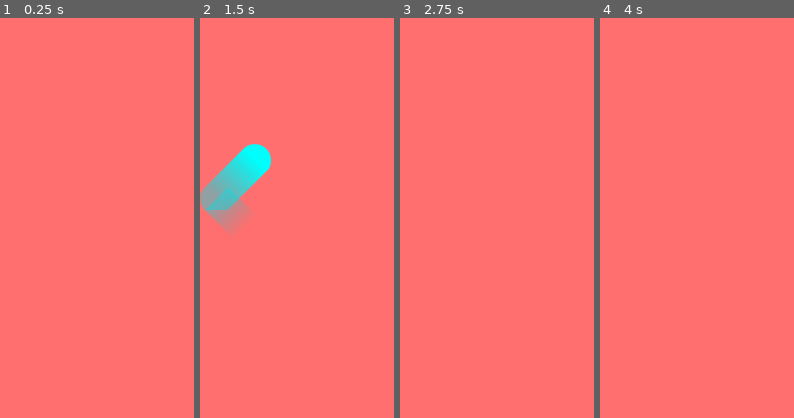
Above: before the commit, frames 1-4 (left to right).
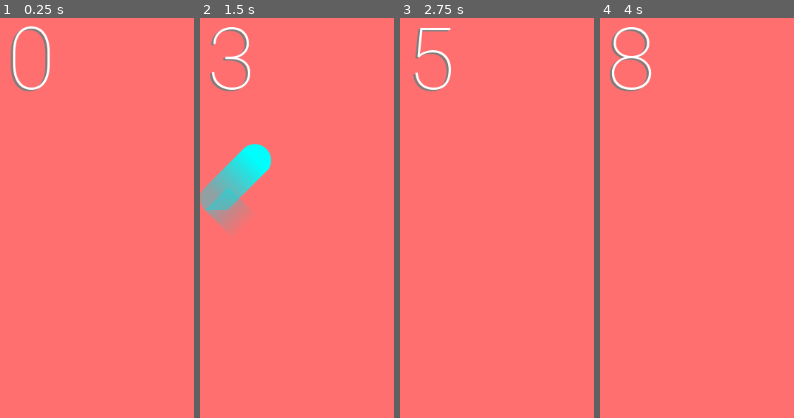
Above: after the commit, the same moments.

Repository: Arivval/Game-Project
Game: Godot game, scene res://main_scene.tscn
Two runs of this game, one before a commit and one after it. Both use one fixed random seed, a clock stepped at 60 frames per second and the inputs below.
Inputs:
- Up to frame 1 (0.25 s): no input
- Up to frame 2 (1.5 s): tap Space (switch_direction) at 0.6, 1.35 s
- Up to frame 3 (2.75 s): tap Space (switch_direction) at 2.1 s
- Up to frame 4 (4 s): tap Enter at 2.75 s; tap Space (switch_direction) at 2.85, 3.6 s
The pictures show only the part of the screen within x 42-92%, y 8-58%; the shares and areas given below are measured in that part.

The runs differ from the first frame. In frame 1, 1.0% of the frame differs, in the area x 5-26%, y 2-19%; in frame 2, 0.9%; in frame 3, 0.9%; in frame 4, 1.1%, in the area x 5-27%, y 2-19%.

Commit message:
added Main.gd; added score display function

Diff:
--- /dev/null
+++ b/CanvasLayer.gd
@@ -0,0 +1,27 @@
+"""
+	Copyright 2020 Google LLC
+
+	Licensed under the Apache License, Version 2.0 (the "License");
+	you may not use this file except in compliance with the License.
+	You may obtain a copy of the License at
+
+		https://www.apache.org/licenses/LICENSE-2.0
+
+	Unless required by applicable law or agreed to in writing, software
+	distributed under the License is distributed on an "AS IS" BASIS,
+	WITHOUT WARRANTIES OR CONDITIONS OF ANY KIND, either express or implied.
+	See the License for the specific language governing permissions and
+	limitations under the License.
+"""
+
+extends CanvasLayer
+
+func set_score(score):
+	$score_label.text = str(score)
+	$score_shadow_label.text = str(score)
+
+func _ready():
+	pass
+
+func _process(delta):
+	pass
--- /dev/null
+++ b/Main.gd
@@ -0,0 +1,33 @@
+"""
+	Copyright 2020 Google LLC
+
+	Licensed under the Apache License, Version 2.0 (the "License");
+	you may not use this file except in compliance with the License.
+	You may obtain a copy of the License at
+
+		https://www.apache.org/licenses/LICENSE-2.0
+
+	Unless required by applicable law or agreed to in writing, software
+	distributed under the License is distributed on an "AS IS" BASIS,
+	WITHOUT WARRANTIES OR CONDITIONS OF ANY KIND, either express or implied.
+	See the License for the specific language governing permissions and
+	limitations under the License.
+"""
+
+extends Node2D
+
+var score
+
+func start_game():
+	score = 0
+	$Timer.start()
+
+func _ready():
+	start_game()
+
+func _process(delta):
+	pass
+
+func _on_Timer_timeout():
+	score += 1
+	$CanvasLayer.set_score(score)
--- a/main_scene.tscn
+++ b/main_scene.tscn
@@ -1,18 +1,26 @@
-[gd_scene load_steps=6 format=2]
+[gd_scene load_steps=10 format=2]
 
 [ext_resource path="res://art/player_dot_half.png" type="Texture" id=1]
 [ext_resource path="res://Player.gd" type="Script" id=2]
+[ext_resource path="res://font/Roboto-Thin.ttf" type="DynamicFontData" id=3]
+[ext_resource path="res://Main.gd" type="Script" id=4]
+[ext_resource path="res://CanvasLayer.gd" type="Script" id=5]
 
-[sub_resource type="Gradient" id=2]
+[sub_resource type="Gradient" id=1]
 colors = PoolColorArray( 0, 1, 0.992157, 1, 0, 0.8, 0.847059, 0 )
 
-[sub_resource type="CircleShape2D" id=1]
+[sub_resource type="CircleShape2D" id=2]
 radius = 22.5923
 
 [sub_resource type="SegmentShape2D" id=3]
 b = Vector2( 0.0160542, 1031 )
 
+[sub_resource type="DynamicFont" id=4]
+size = 120
+font_data = ExtResource( 3 )
+
 [node name="Node2D" type="Node2D"]
+script = ExtResource( 4 )
 
 [node name="ColorRect" type="ColorRect" parent="."]
 anchor_right = 1.0
@@ -73,5 +81,39 @@
 [node name="CollisionShape2D" type="CollisionShape2D" parent="ReflectiveWallRight"]
 shape = SubResource( 3 )
 one_way_collision_margin = 0.0
+
+[node name="CanvasLayer" type="CanvasLayer" parent="."]
+script = ExtResource( 5 )
+
+[node name="score_label" type="Label" parent="CanvasLayer"]
+margin_left = -1.56128
+margin_top = 43.929
+margin_right = 537.439
+margin_bottom = 264.929
+custom_fonts/font = SubResource( 4 )
+custom_colors/font_color = Color( 0.494118, 0.494118, 0.494118, 1 )
+text = "0"
+align = 1
+valign = 1
+__meta__ = {
+"_edit_use_anchors_": false
+}
+
+[node name="score_shadow_label" type="Label" parent="CanvasLayer"]
+margin_left = 1.43872
+margin_top = 41.929
+margin_right = 540.439
+margin_bottom = 262.929
+custom_fonts/font = SubResource( 4 )
+text = "0"
+align = 1
+valign = 1
+__meta__ = {
+"_edit_use_anchors_": false
+}
+
+[node name="Timer" type="Timer" parent="."]
+wait_time = 0.5
 [connection signal="area_entered" from="Player" to="Player" method="_on_Player_area_entered"]
 [connection signal="body_entered" from="Player" to="Player" method="_on_Player_body_entered"]
+[connection signal="timeout" from="Timer" to="." method="_on_Timer_timeout"]
Binary file added: font/Roboto-Thin.ttf
Not shown: 2 places in main_scene.tscn that only renumber resources
